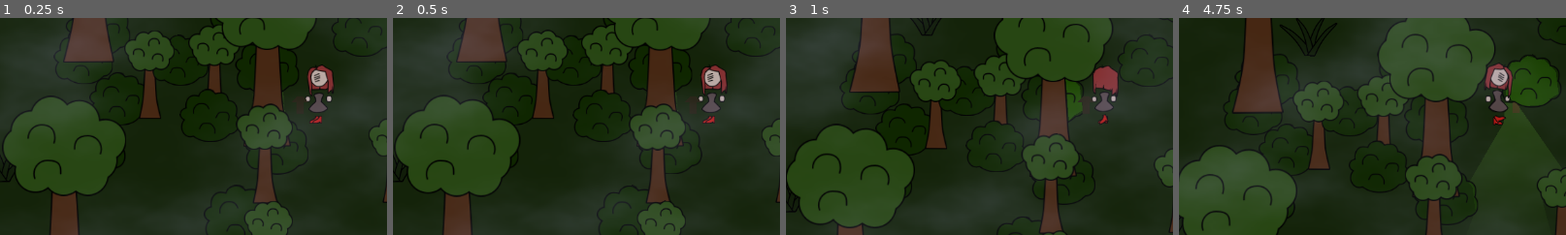
Above: before the commit, frames 1-4 (left to right).
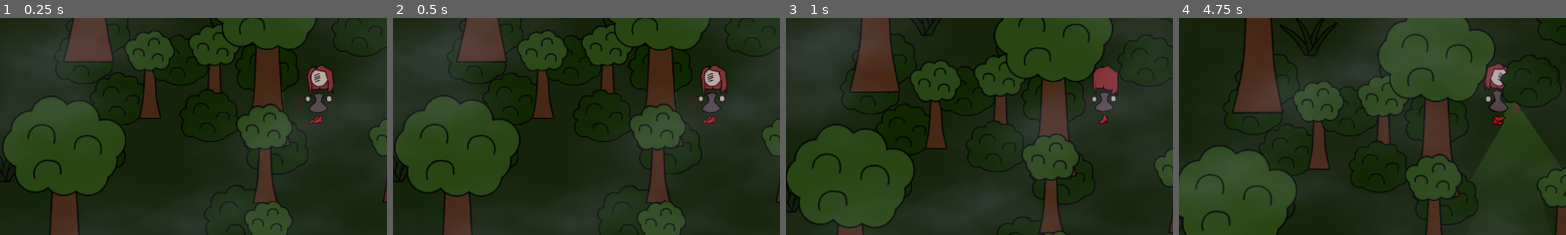
Above: after the commit, the same moments.

Repository: Jerrylikesgreen/-la-Santa-Compa-a
Game: Godot game, scene res://Scenes/forest.tscn
Two runs of this game, one before a commit and one after it. Both use one fixed random seed, a clock stepped at 60 frames per second and the inputs below. The project has no main scene, so this scene is started directly.
Inputs (mouse positions are % of the whole screen's width and height, from its top left):
- Up to frame 1 (0.25 s): no input
- Up to frame 2 (0.5 s): no input
- Up to frame 3 (1 s): move the mouse to (45, 70) at 0.52 s; hold W (Up) from 0.53 s (still down); click (45, 70) at 0.6 s
- Up to frame 4 (4.75 s): move the mouse to (80, 65) at 1.27 s; click (80, 65) at 1.35 s; move the mouse to (20, 35) at 2.02 s; release W (Up) at 2.03 s; hold A (Left) 2.03-3.53 s; click (20, 35) at 2.1 s; move the mouse to (55, 50) at 2.77 s; click (55, 50) at 2.85 s; move the mouse to (35, 25) at 3.52 s; hold S (Down) 3.53-4.28 s; click (35, 25) at 3.6 s; move the mouse to (72, 45) at 4.27 s; hold D (Right) from 4.28 s (still down); click (72, 45) at 4.35 s
The pictures show only the part of the screen within x 9-59%, y 31-81%; the shares and areas given below are measured in that part.

Frames 1-2 are identical in both runs. In frame 3, 0.5% of the frame differs, in the area x 72-78%, y 28-47%; in frame 4, 2.2%, in the area x 82-98%, y 17-41%.

Commit message:
Increase z_index for bush and tree trunk sprites
Updated the z_index of BushSprite, TreeTrunkLarge, and TreeTrunkSmall Polygon2D nodes from 1 to 2 to ensure they render above other scene elements.

Diff:
--- a/Scenes/bush.tscn
+++ b/Scenes/bush.tscn
@@ -113,7 +113,7 @@
 [node name="Bush" type="Node2D"]
 
 [node name="BushSprite" type="Polygon2D" parent="."]
-z_index = 1
+z_index = 2
 position = Vector2(-47.988106, -38.04282)
 texture = ExtResource("1_8cy4n")
 polygon = PackedVector2Array(80.663124, 1.8580399, 62, -1, 35.663124, -0.3419609, 29.163124, 5.2580376, 26.863125, 4.65 …(639 unchanged characters)…
--- a/Scenes/tree_large.tscn
+++ b/Scenes/tree_large.tscn
@@ -115,7 +115,7 @@
 z_index = 2
 
 [node name="TreeTrunkLarge" type="Polygon2D" parent="."]
-z_index = 1
+z_index = 2
 texture = ExtResource("1_niuhb")
 polygon = PackedVector2Array(22, -86.4, 20, -86.5, -20, -86.5, -20, -85.5, -25, 1.4000015, -25, 13.099998, -36, 68, -36, 86.5, 36, 86.5, 36, 58.899994, 28.699997, 17.5, 27.900002, 17.5, 22, -72.6)
 uv = PackedVector2Array(58, 0.1, 56, 0, 16, 0, 16, 1, 11, 87.9, 11, 99.6, 0, 154.5, 0, 173, 72, 173, 72, 145.4, 64.7, 104, 63.9, 104, 58, 13.9)
--- a/Scenes/tree_small.tscn
+++ b/Scenes/tree_small.tscn
@@ -116,7 +116,7 @@
 [node name="VisualRoot" type="Node2D" parent="."]
 
 [node name="TreeTrunkSmall" type="Polygon2D" parent="VisualRoot"]
-z_index = 1
+z_index = 2
 texture = ExtResource("1_5xa6y")
 polygon = PackedVector2Array(13, -41, -13, -41, -13, -39, -18, 17.900002, -18, 41, 18, 41, 18, 21.2, 13, -28.2)
 uv = PackedVector2Array(31, 0, 5, 0, 5, 2, 0, 58.9, 0, 82, 36, 82, 36, 62.2, 31, 12.8)
